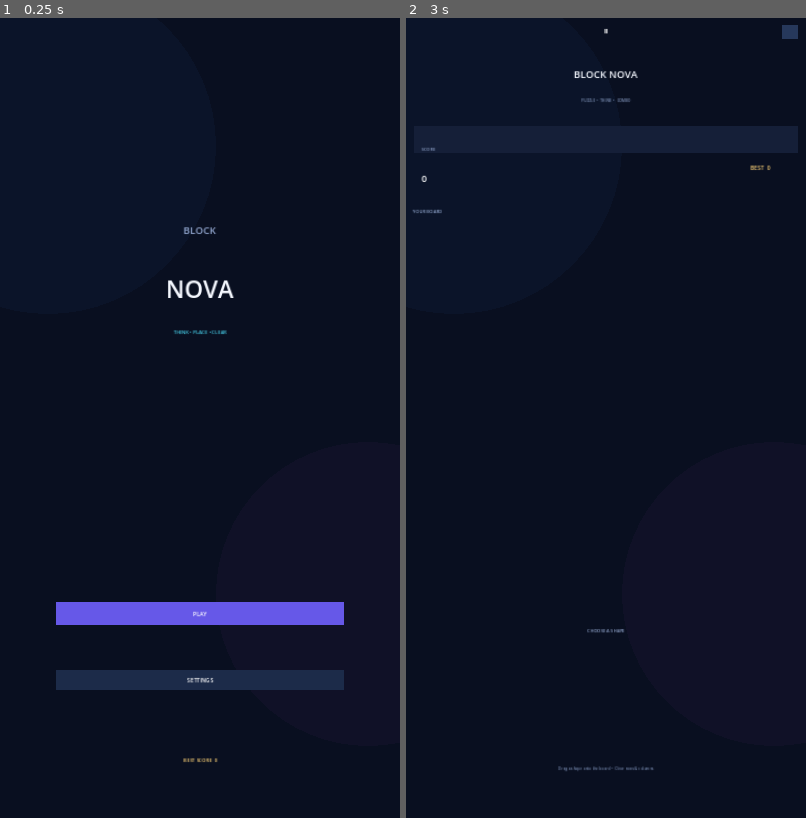
Above: before the commit, frames 1-2 (left to right).
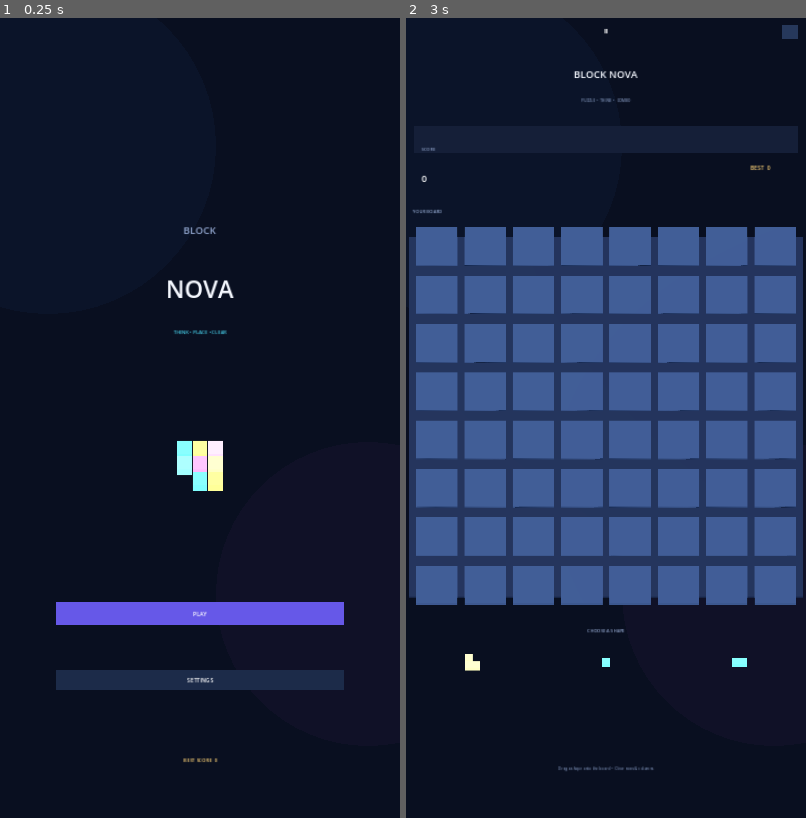
Above: after the commit, the same moments.

Repository: mahdialloui01-art/BlockNova
Game: Godot game, scene res://scenes/main.tscn
Same seed, same stepped clock (60 frames per second), same inputs: the game is played once before the commit and once after it.
Inputs (mouse positions are in pixels of both pictures, inside the frame that each line leads up to):
- Up to frame 1 (0.25 s): no input
- Up to frame 2 (3 s): tap Enter at 0.5, 2 s; move the mouse to (694, 378) at 0.52 s; click (694, 378) at 0.67 s; tap Space at 1.25, 2.75 s; drag from (526, 458) to (586, 578) at 1.27 s; move the mouse to (646, 242) at 2.02 s; click (646, 242) at 2.17 s; drag from (586, 578) to (486, 298) at 2.77 s

The runs differ from the first frame. In frame 1, 0.6% of the frame differs, in the area x 44-56%, y 52-60%; in frame 2, 46%, in the area x 0-100%, y 26-82%.

Commit message:
Prevent invisible puzzle pieces when KayKit GLTF fails at runtime

Diff:
--- a/scripts/main_2_5d.gd
+++ b/scripts/main_2_5d.gd
@@ -19,6 +19,13 @@
     super._ready()
     _setup_3d_view()
     _kaykit_mesh = _load_kaykit_box_mesh()
+    # Never leave the puzzle empty if Android cannot instantiate the imported GLTF.
+    # Prefer the original KayKit mesh; use a genuine 3D mesh fallback only on import failure.
+    if _kaykit_mesh == null:
+        push_warning("KayKit GLTF unavailable at runtime; enabling 3D cube fallback.")
+        var fallback_mesh := BoxMesh.new()
+        fallback_mesh.size = Vector3.ONE
+        _kaykit_mesh = fallback_mesh
     _sync_pending = true
     set_process(true)
 
